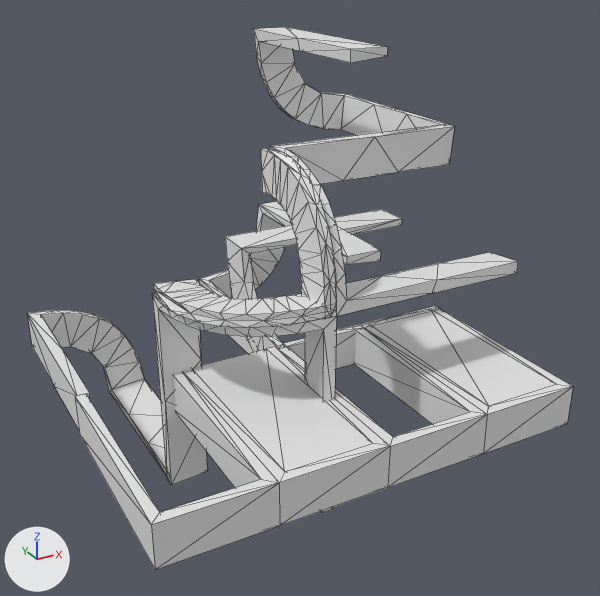
Two versions of the OBJ model data/bmc/SET_4W2C/t_198.obj, one commit apart.
Before and after are seen from a camera (50 mm lens) standing at (-0.836, -1.646, 0.74) and looking at (0.041, -0.051, -0.057). The axes (+X, +Y, +Z) are drawn at lower left. The lights are the same throughout. Mesh edges are drawn as thin lines. Where no turn or scale is listed for an object, it has been applied to the vertices.

Script lines for the objects in view, before the commit:
```python
me_t_198 = bpy.data.meshes.new('t_198')
me_t_198.from_pydata(...)  # 448 vertices, 868 faces; spans x -0.5..0.5, y -0.5..0.5, z -0.501..0.5
ob_t_198 = bpy.data.objects.new('t_198', me_t_198)
ob_t_198.location = (0.0, 0.0, 0.0)
```
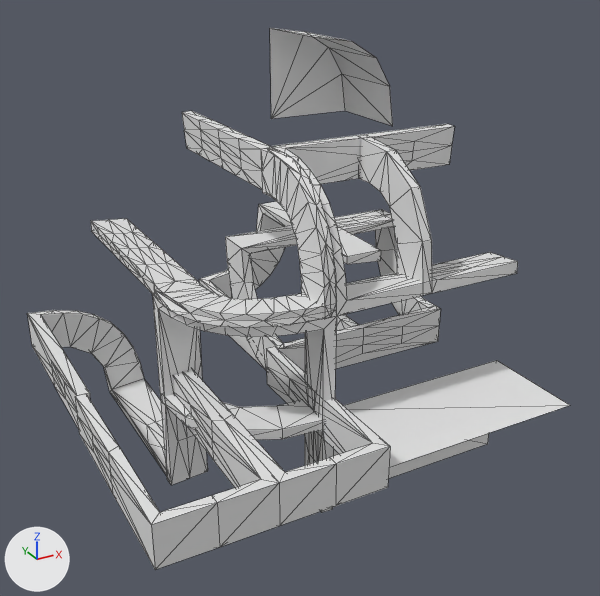
Location of each change, (x1, y1, x2, y2) in pixels of the pictures (600 x 596 px):
't_198', reshaped: before (27, 27, 573, 570); after (27, 28, 570, 570)
part 1 of me_t_198, rebuilt: before (254, 27, 450, 135); after (270, 28, 393, 126)
part 2 of me_t_198, added: after (182, 111, 273, 190)
part 3 of me_t_198, built on: before (279, 306, 573, 487); after (27, 209, 570, 570)
part 4 of me_t_198, added: after (287, 126, 518, 300)

Diff of the bpy script that builds the scene:
```diff
--- a/data/bmc/SET_4W2C/t_198.obj.py
+++ b/data/bmc/SET_4W2C/t_198.obj.py
@@ me_t_198 @@
 # used by ob_t_198; location = (0.0, 0.0, 0.0)
-me_t_198.from_pydata(...)  # 448 vertices, 868 faces; spans x -0.5..0.5, y -0.5..0.5, z -0.501..0.5
+me_t_198.from_pydata(...)  # 774 vertices, 1497 faces; spans x -0.5..0.5, y -0.5..0.5, z -0.501..0.5
+# me_t_198 part 1: the loose piece of 44 vertices spanning x 0.2..0.5, y 0.0..0.5, z 0.2..0.5 is rebuilt with 11 vertices and now spans x 0.25..0.5, y 0.25..0.5, z 0.25..0.5
+# me_t_198 part 2: a new loose piece of 46 vertices spanning x -0.03..0.0, y 0.0..0.479, z 0.2..0.3
+# me_t_198 part 3: 1 vertex moved within x 0.5, y 0.007, z -0.2; 20 vertices removed from x 0.025..0.5, y -0.5..0.0, z -0.3..-0.2; 281 vertices added at x -0.5..0.5, y -0.5..0.5, z -0.501..0.03
+# me_t_198 part 4: 52 vertices added at x 0.225..0.5, y -0.286..0.014, z 0.0..0.3
```
